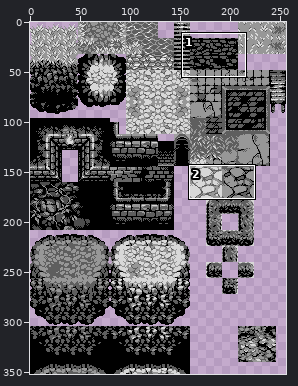
File history of a sprite sheet, sprites/spr_gb12_level_tileset/e9b1e88f-fd84-4199-b6e1-a33957f27e96.png. Above: a wide view before the commit, with the close-up outlined.
Close-up. Before the commit:
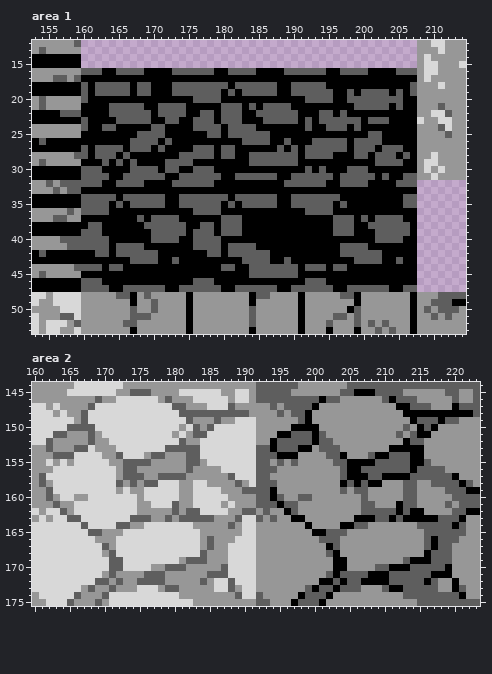
The file is 256x352 pixels. Colours within 5 levels of each other are drawn and written as one. Shown: area 1: x 153..214, y 12..53; area 2: x 160..223, y 144..175.
Once edited:
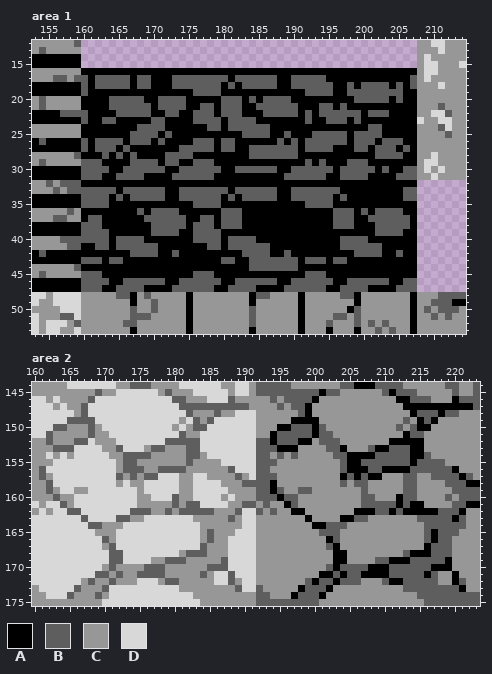
Palette (. is transparent): A #000000  B #5e5e5e  C #979797  D #d8d8d8
Change:
Changed rows in their new state; - is an unchanged pixel.
Area 1:
first column x 160:
16 AAA--AAAA----AAAAAA--AAAA----AAAAAA--AAAA----AAA
17 B-BBBBB-BB---BBBBBBBB-BBBBBB--BBBBB------------B
18 --------------------ABA------------B--B-BBBB-B--
19 --AAAAA-AA---AAA-----A-AAAAA--AA-------B----B--A
20 A---BBBBB--BBBB-AAAABBB-B-BBBB--AAAA--A-----A---
21 ---------B-------BB-----AB----B---BB-B-AAAAA-A--
22 B---A------A--A-B--------A------B---B-BB-BBB----
23 ---BBAAAAABBAA-----BA--BB-AAAAA---A---A--AAA----
24 A--AA---BB------AA-------BB-----A--AAA-A-BB-----
25 -------B---AB-----AA-AA------B---BBBBB-BB-------
26 B-BBBB----ABA---BBB-BB-AAAA-BAB-B---------ABBB--
27 -----ABAAA-A--BB--------BBBB-B------AA---AB--AB-
28 A-A-ABAB----BB--AAA-AA----------AAAA---AA----BA-
29 BBBA-A--BBB---AABBB-----AAAAAAA-B-B---BBB-AAAA--
30 ---B--B----BAABB---B--BBBBBB--BB-B-B-B---B-B--BB
31 ---A-B---AAA-B-----A--AAAAAA-B-----A-----A-A-B--
32 AAA--AAAA----AAAAAA----------AAAAAA--AAAA----AAA
33 BBBBB-BBBBBB--BBBBBBB-BBBBBB--BBBBBBB---------BB
34 ----ABA-------------ABA-------------AB----------
35 -----A-AAAAA--AA-----A-AAAAA--AA-----A--------AA
36 AAAA----B-BBBB--AAAABBB---------AAAABBB-B-BBBB--
37 -BB-----AB----B--BB---------------------AB----B-
38 B--------A------B------------------------A------
39 ---B----------A----BAAA-------------AAA-------A-
40 -----BBBB-AAAA-------BBBB------------BBBB-AAAA--
41 AA-------BB-----AA-------BB--------------BB-----
42 --AA-AA------B----AA-AA------B-------AA------B--
43 BBB-BB-AAAA--A------BB-A---BB-B-BBB-BB-AAAA--A--
44 AAA-AA--------------AA----------AAA-AA----------
45 BBB-------------BBB-----AAAAAAA-BBB-------------
46 ---B--BBBBBB--BB---B--BBBBBB--BB---B--BBBBBB--BB
47 ---A-B---AAA-B-----A-B---AAA-B-----A-B---AAA-B--
Area 2:
first column x 160:
144 -----D------C-BBB----DDDDDD--DD------C------B-AAA----CCCCCC--CC-
145 -----CCCCBCCDDDDDD-B-CC----D---------BBBBABBCCCCCC-A-BB----C----
146 DD-D----BDDD------DDBB-CC---BCC-CC-C----ACCC------CCAA-BB---ABB-
147 --DCD--BD-----------D-BBBBBB-BB---CBC--AC-----------C-AAAAAA-AA-
148 ---D-D---------------D-CCC-CCDDD---C-C---------------C-BBB-BBCCC
149 -----BB-B------------CDB-BDDD--------AA-A------------BCA-ACCC---
150 ---BBCCC-C----------CDC-BD---------AABBB-B----------BCB-AC------
151 --BCC-----C---------DB-CD---------ABB-----B---------CA-BC-------
152 CC----BBD--C-------BB-BB--------BB----AAC--B-------AA-AA--------
153 --CBBBDD-D--B---CBBCCC------------BAAACC-C--A---BAABBB----------
154 --DCDC----D-CBBBBCC-----C---------CBCB----C-BAAAABB-----B-------
155 --CD-D-----D---CC------C-CC-------BC-C-----C---BB------B-BB-----
156 -BD------------B--BBBBC----CB-----C------------A--AAAAB----BA---
157 --C---------BC-CBBDDDC-DD---CBC---B---------AB-BAACCCB-CC---BAB-
158 -CB---------CDC-DD-------DD--CBB--A---------BCB-CC-------CC--BAA
159 ---C--CC----D-D------------D--CC---B--BB----C-C------------C--BB
160 --CBCCDD--------C---B------CD-----BABBCC--------B---A------BC---
161 D-DDB------------CCC--BB---DC-BBC-CCA------------BBB--AA---CB-AA
162 CDC-DBB-------BBB--BCB--BBCC-BDDBCB-CAA-------AAA--ABA--AABB-ACC
163 D-D--DDB----BBCCDDDDDDDCCC--BC--C-C--CCA----AABBCCCCCCCBBB--AB--
164 -------DBBCCCDDD-------D----C----------CAABBBCCC-------C----B---
165 --------DC--D------------B---D----------CB--C------------A---C--
166 ---------DB-----------------D------------CA-----------------C---
167 ----------CB------------BC----------------BA------------AB------
168 ----------D-B--------CBB------------------C-A--------BAA--------
169 -----------------CCBBBCCC--B---------------------BBAAABBB--A----
170 ----------C-CCCCBBBCCC---BB---------------B-BBBBAAABBB---AA-----
171 ---------BBCB--B--------BCDDB------------AABA--A--------ABCCA---
172 -------CBCCBC--DDDCBB---C----C---------BABBAB--CCCBAA---B----B--
173 C-----B-C-BDDDD---DDD-----CCCB--B-----A-B-ACCCC---CCC-----BBBA--
174 -C---BC--BC----------DD------CCC-B---AB--AC----------CC------BBB
175 --CCCC---CD------------D----------BBBB---C-------------C--------
Boxes around the changes in both close-ups, in picture pixels (x1, y1, x2, y2):
changed: (81, 68, 417, 292)
changed: (32, 382, 480, 606)
